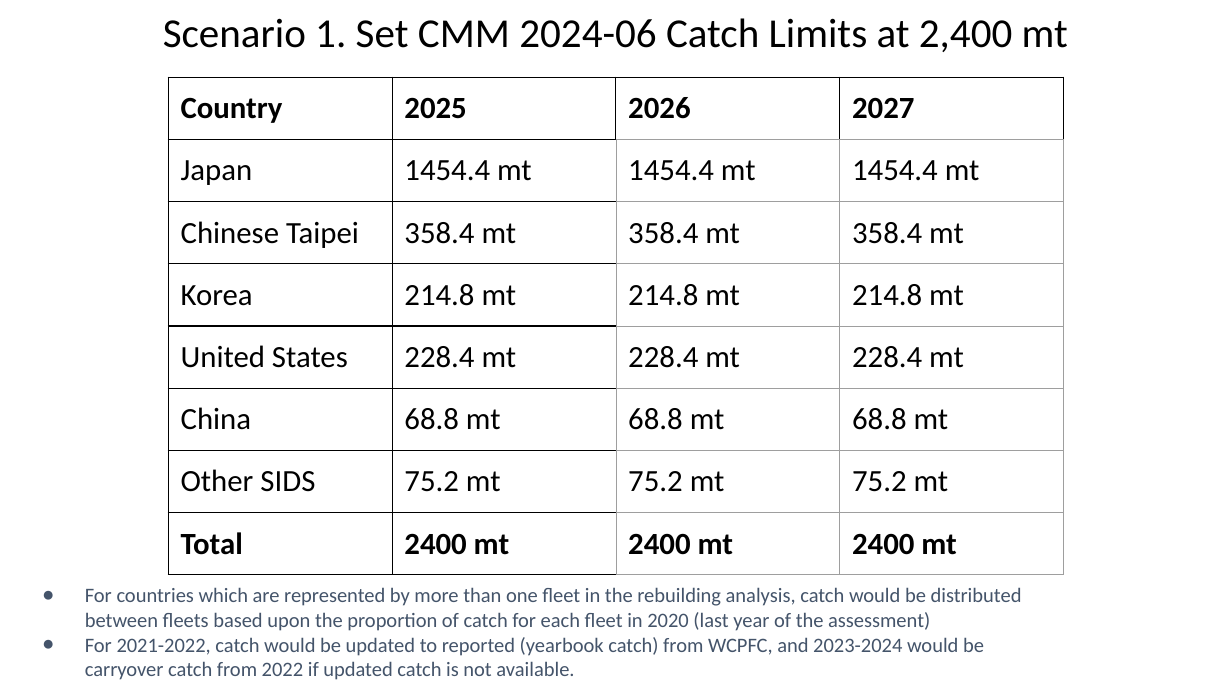
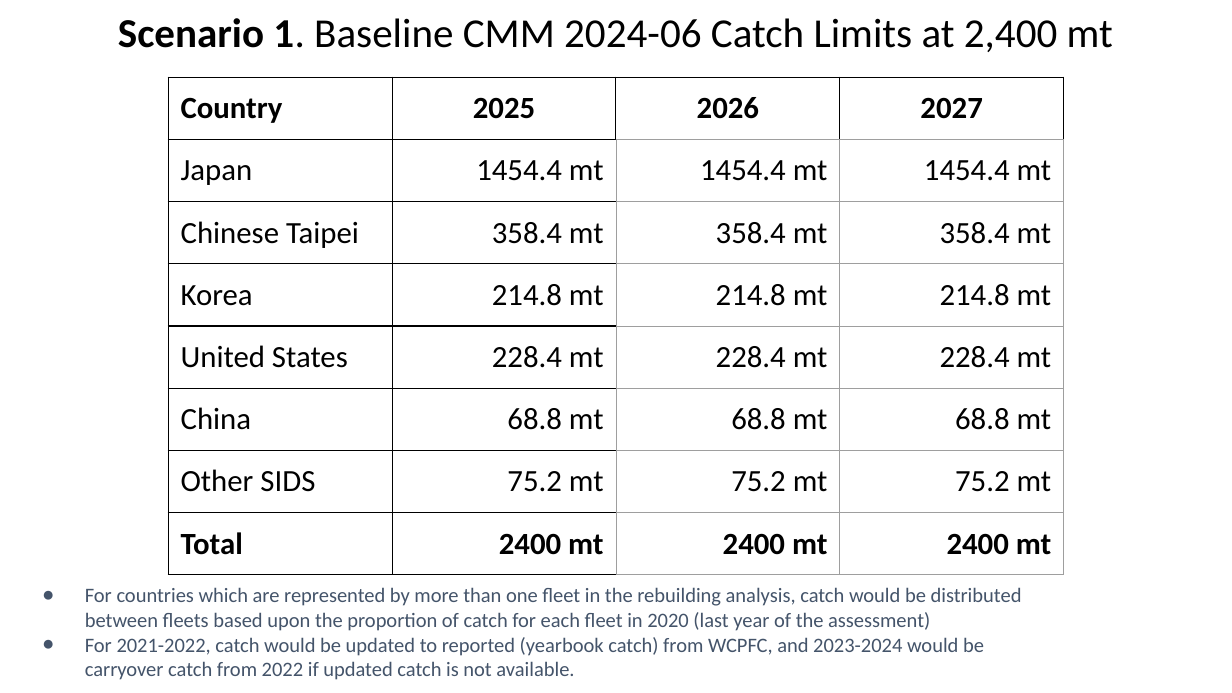
Before and after one commit to PIFSCstockassessments/2024-WCNPO-MLS-Rebuilding, a slide deck: slide 8 of 2025-MLS-projections/2025 MLS projections for CMM 24-06.pptx (slide 5 before the commit). Drawn at 1232x693 pixels with LibreOffice and Linux fonts; fonts in the diff are those of the drawing. Boxes give left, top, right and bottom in pixels: in the first picture for what was removed or moved away, otherwise in the second. Text is boxed around its words. In the diff, an @@ line names an element or a change of style, - is before the commit and + after.

```diff
--- a/2025-MLS-projections/2025 MLS projections for CMM 24-06.pptx
+++ b/2025-MLS-projections/2025 MLS projections for CMM 24-06.pptx
@@ title at bbox=[118, 18, 1113, 52]: text changed @@
-Scenario 1. Set CMM 2024-06 Catch Limits at 2,400 mt
+Scenario 1. Baseline CMM 2024-06 Catch Limits at 2,400 mt
@@ table at bbox=[168, 78, 1063, 570] @@
@@ alignment left to centre @@
@@ alignment left to right @@
```
Also in this commit, not shown: 10 other slides changed, 13 slides added, 4 slides removed, 16 other files.
